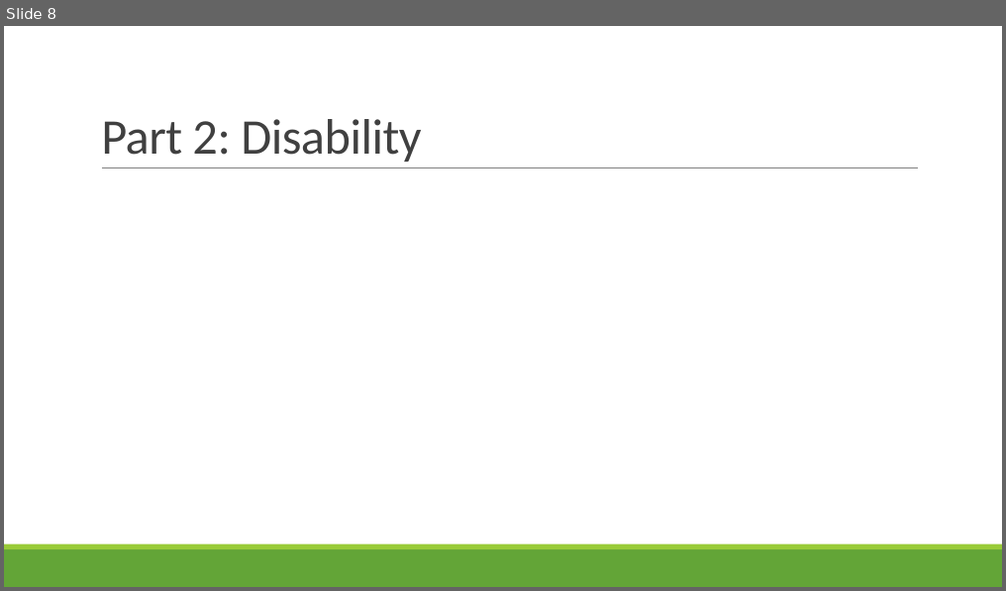
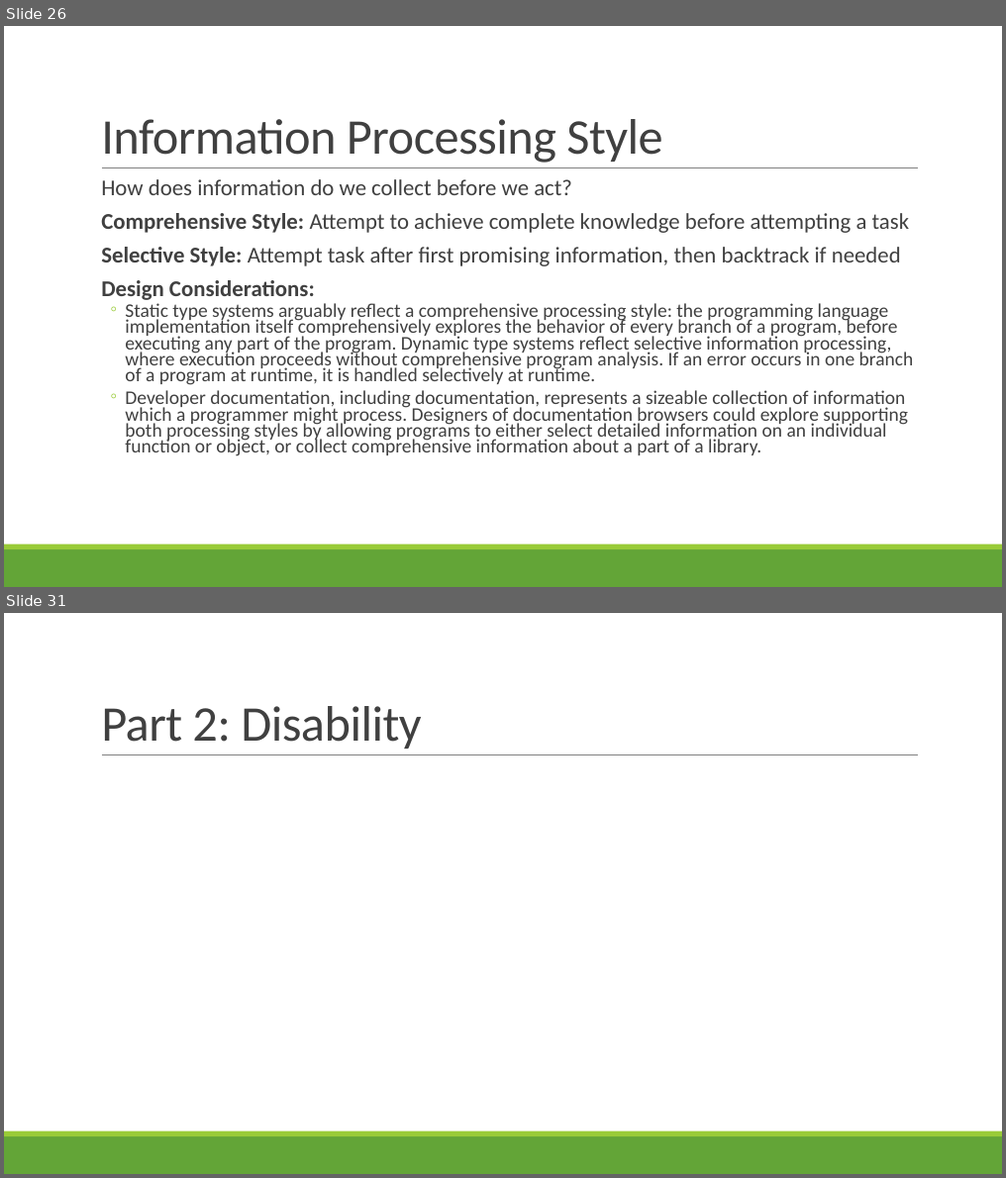
Before and after one commit to rbohrer/pl-course, a slide deck: LectureSlides/10GenderDisability.pptx. Shown one above the other, each under a label of ours: slide 8 before the commit, slides 26 and 31 after it; the slides between them are not shown. The pictures are 1006x591 and 1006x1178 pixels, drawn with LibreOffice and Linux fonts; fonts in the diff are those of the drawing. Boxes give left, top, right and bottom in pixels: in the first picture for what was removed or moved away, otherwise in the second. Text is boxed around its words. In the diff, an @@ line names an element or a change of style, - is before the commit and + after.

```diff
--- a/LectureSlides/10GenderDisability.pptx
+++ b/LectureSlides/10GenderDisability.pptx
@@ slide 26 added at bbox=[4, 26, 1002, 587], background #FFFFFF; not listed: 3 template elements that a slide beside it also shows @@
@@ title added at bbox=[101, 119, 662, 163], 48 pt, text #404040 @@
+Information Processing Style
@@ text added at bbox=[101, 179, 914, 457], 18.6 pt, text #404040 @@
+  How does information do we collect before we act?
+  Comprehensive Style: Attempt to achieve complete knowledge before attempting a task
+  Selective Style: Attempt task after first promising information, then backtrack if needed
+  Design Considerations:
+  ◦ Static type systems arguably reflect a comprehensive processing style: the programming language implementation itself comprehensively explores the behavior of every branch of a program, before executing any part of the program. Dynamic type systems reflect selective information processing, where execution proceeds without comprehensive program analysis. If an error occurs in one branch of a program at runtime, it is handled selectively at runtime.
+  ◦ Developer documentation, including documentation, represents a sizeable collection of information which a programmer might process. Designers of documentation browsers could explore supporting both processing styles by allowing programs to either select detailed information on an individual function or object, or collect comprehensive information about a part of a library.
@@ what was slide 8 is now slide 31 @@
```
Also in this commit, not shown: 2 slides changed, 24 other slides added, 2 slides removed.
